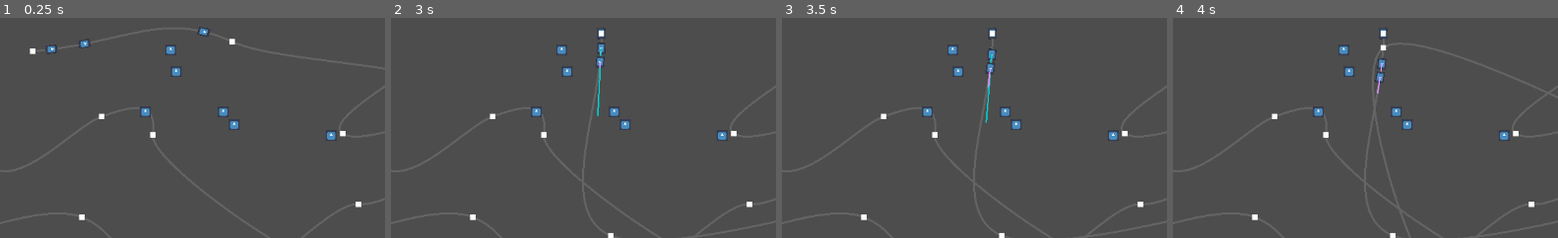
Above: before the commit, frames 1-4 (left to right).
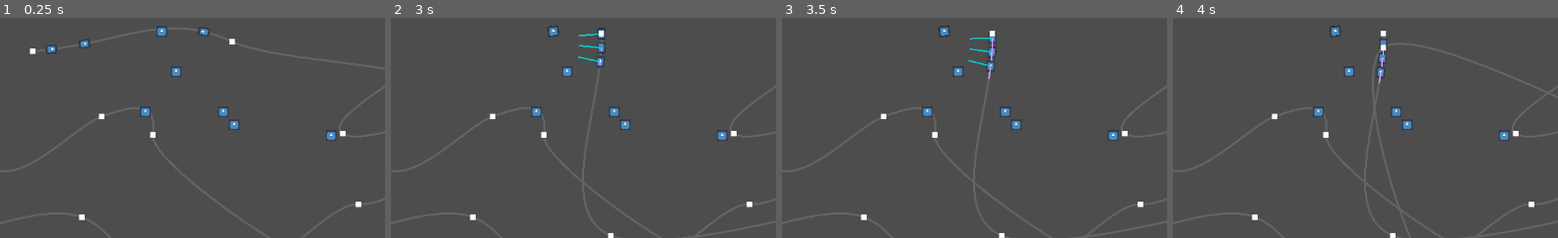
Above: after the commit, the same moments.

Repository: DeniZka/railway-path
Game: Godot game, scene res://main.tscn
The game is run twice, just before and just after one commit, with the same random seed, the same clock (stepped at 60 frames per second) and the same inputs. The engine's default icon, where the game draws it, is replaced by a stand-in: a white triangle on a blue panel in a dark square.
Inputs (mouse positions are % of the whole screen's width and height, from its top left):
- Up to frame 1 (0.25 s): no input
- Up to frame 2 (3 s): click "forward" at 0.5 s; tap Enter at 1.25 s; drag from (19, 28) to (43, 24) at 1.27 s; drag from (45, 26) to (44, 70) at 2.02 s; tap Space at 2.75 s; move the mouse to (88, 57) at 2.77 s; hold W from 2.78 s (still down); click (88, 57) at 2.92 s
- Up to frame 3 (3.5 s): keep holding W
- Up to frame 4 (4 s): release W at 3.5 s; drag from (88, 57) to (43, 28) at 3.52 s
The pictures show only the part of the screen within x 15-65%, y 21-71%; the shares and areas given below are measured in that part.

The runs differ from the first frame. In frame 1, 0.2% of the frame differs, in the area x 40-55%, y 3-17%; in frame 2, 0.5%; in frame 3, 0.6%, in the area x 40-56%, y 3-48%; in frame 4, 0.5%.

Commit message:
Train compositing WIP

Diff:
--- a/car.gd
+++ b/car.gd
@@ -33,6 +33,7 @@
 var bak_mass : float = 0.0
 var total_force : float = 0.0
 var leader : bool = false
+var train_force_part : float = 0.0
 
 func _ready():
 	self.follow = PathFollow2D.new()
@@ -97,6 +98,18 @@
 	#mass = bak_mass
 	pass
 
+func get_engine_force(throttle_pos: float):
+	return engine_force * throttle_pos
+
+func get_main_loco_dir():
+	if flip:
+		return direction * -1.0
+	else:
+		return direction
+
+func set_train_force_part(force: float):
+	train_force_part = force
+
 var prev_pos : Vector2 = Vector2.ZERO
 func _integrate_forces(state):
 		#TODO: generate self curve!!!
@@ -155,13 +168,9 @@
 	#if vel > DRAG_FORCE_SPEED:
 		#tot_force += drag_from_vel(vel)
 		#FIXME: drag direction!!!
-	if active:
-		tot_force += Vector2(throttle_level * engine_force, 0) * direction
-		state.apply_central_force(tot_force.rotated(2*PI + rotation))
-	else:
-		#was set_constant_force
-		state.apply_central_force(tot_force)
-	$Line2D2.points[1] = tot_force
+	tot_force += Vector2(train_force_part, 0)
+	state.apply_central_force(tot_force.rotated(follow.rotation))
+	$Line2D2.points[1] = tot_force.rotated(rotation)
 
 	#state.integrate_forces()
 
--- a/car.tscn
+++ b/car.tscn
@@ -37,11 +37,6 @@
 width = 2.0
 default_color = Color(0, 0.827451, 0.823529, 1)
 
-[node name="Joint" type="PinJoint2D" parent="."]
-position = Vector2(-12, 0)
-node_a = NodePath("..")
-softness = 13.97
-
 [node name="FrontSensor" type="Area2D" parent="."]
 position = Vector2(8, 0)
 
--- a/main.tscn
+++ b/main.tscn
@@ -39,6 +39,7 @@
 
 [node name="Car" parent="Train" instance=ExtResource("3_dtup8")]
 position = Vector2(494.525, 154.437)
+flip = true
 
 [node name="Boxes" type="Node2D" parent="."]
 
@@ -46,7 +47,7 @@
 position = Vector2(454, 213)
 
 [node name="Box" parent="Boxes" instance=ExtResource("4_66pgm")]
-position = Vector2(446, 181)
+position = Vector2(433, 154)
 
 [node name="Box2" parent="Boxes" instance=ExtResource("4_66pgm")]
 position = Vector2(998, 334)
--- a/train.gd
+++ b/train.gd
@@ -74,9 +74,19 @@
 
 func _physics_process(delta):
 	if Input.is_key_pressed(KEY_W) and lead_loco:
-		set_throttle(1.0)
+		var total_force : float = 0.0
+		total_force += lead_loco.get_engine_force(1.0) #TODO: every engine
+		var force_on_one_mass = total_force / train_mass * lead_loco.get_main_loco_dir()
+		for child in get_children():
+			if child is Car:
+				child.set_train_force_part(child.mass * force_on_one_mass)
+
+		#set_throttle(1.0)
 	else:
-		set_throttle(0.0)
+		for child in get_children():
+			if child is Car:
+				child.set_train_force_part(0.0)
+		#set_throttle(0.0)
 
 	var all_sleep = true
 	for child in get_children():
